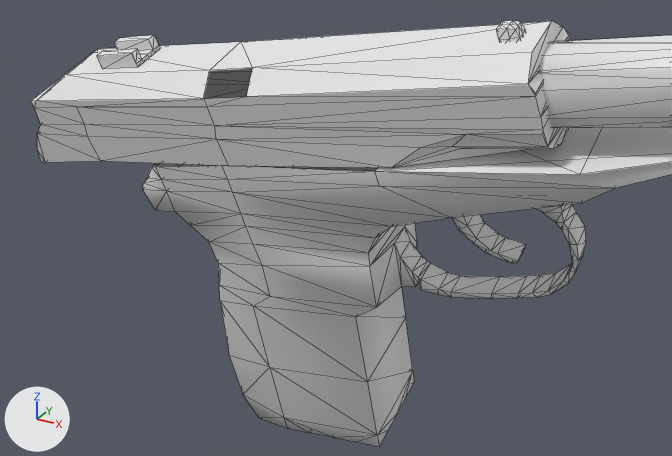
An edit to the OBJ model Vertex_Animation_Compiler/Assets/Makarov_Pistol_Reload143.obj, drawn before and after from the same camera.
Both versions are drawn from a 50 mm lens placed at (0.4604, -0.2994, 0.0063), pointed at (0.3649, -0.1257, -0.0805). The axes (+X, +Y, +Z) are drawn at lower left. The lights are the same throughout. Mesh edges are drawn as thin lines. Where no turn or scale is listed for an object, it has been applied to the vertices.

The scene before the commit, as lines of its bpy script (objects in view):
```python
me_rest_of_the_gun_sphere = bpy.data.meshes.new('Rest_of_the_gun_Sphere')
me_rest_of_the_gun_sphere.from_pydata(...)  # 272 vertices, 519 faces; spans x 0.3104..0.4552, y -0.1346..-0.0809, z -0.1591..-0.0255
# before: 164 (0.3778, -0.109, -0.0545), 166 (0.3163, -0.1316, -0.0722) at pixel (151, 167), 175 (0.3177, -0.1316, -0.0718) at pixel (155, 166), 178 (0.3784, -0.1332, -0.0618) at pixel (374, 171), 179 (0.3382, -0.1324, -0.0677) at pixel (221, 165)
# before: 180 (0.3171, -0.1075, -0.0646), 181 (0.3376, -0.1082, -0.0604), 183 (0.3157, -0.1074, -0.0649)
me_top_slider_sphere_001 = bpy.data.meshes.new('Top_Slider_Sphere.001')
me_top_slider_sphere_001.from_pydata(...)  # 127 vertices, 227 faces; spans x 0.2773..0.4148, y -0.1383..-0.1066, z -0.0779..-0.0286
# before: 65 (0.3495, -0.1377, -0.0484) at pixel (246, 96), 68 (0.3379, -0.1376, -0.0504) at pixel (203, 98), 76 (0.3487, -0.1338, -0.043) at pixel (252, 67), 77 (0.3371, -0.1336, -0.045) at pixel (209, 70)
ob_rest_of_the_gun_sphere = bpy.data.objects.new('Rest_of_the_gun_Sphere', me_rest_of_the_gun_sphere)
ob_rest_of_the_gun_sphere.location = (0.0, 0.0, 0.0)
ob_top_slider_sphere_001 = bpy.data.objects.new('Top_Slider_Sphere.001', me_top_slider_sphere_001)
ob_top_slider_sphere_001.location = (0.0, 0.0, 0.0)
```
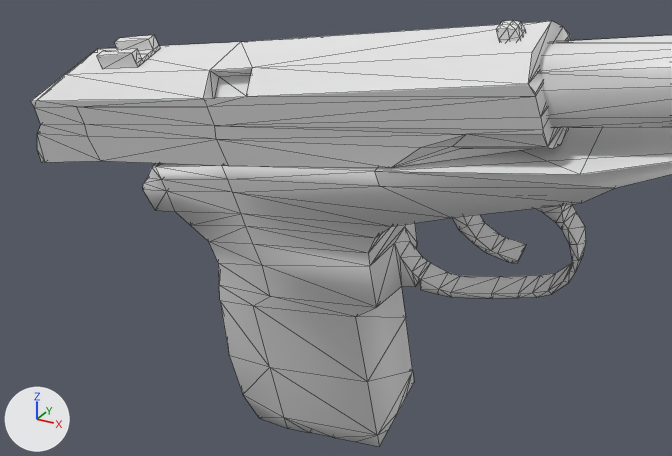
Where the change shows, as pixel boxes (x1, y1, x2, y2) in the pictures (672 x 456 px):
```json
{"part": 1, "of": "me_rest_of_the_gun_sphere", "change": "added", "after": [152, 163, 377, 171]}
{"part": 2, "of": "me_top_slider_sphere_001", "change": "added", "after": [203, 68, 252, 99]}
```

The change, as JSON lines over the scene's bpy script:
```json
{"block": "me_rest_of_the_gun_sphere", "where": "me_rest_of_the_gun_sphere.from_pydata(...)  # 272 vertices, 519 faces; spans x 0.3104..0.4552, y -0.1346..-0.0809, z -0.1591..-0.0255"}
{"block": "me_rest_of_the_gun_sphere", "where": "# used by ob_rest_of_the_gun_sphere; location = (0.0, 0.0, 0.0)"}
{"block": "me_rest_of_the_gun_sphere", "where": "# verts and faces of me_rest_of_the_gun_sphere; kept vertices keep their numbers, new ones are numbered from 272"}
{"block": "me_rest_of_the_gun_sphere", "change": "me_rest_of_the_gun_sphere part 1"}
{"op": "add", "block": "me_rest_of_the_gun_sphere", "code": "faces += [(164, 181, 179), (175, 179, 181), (166, 175, 183), (164, 179, 178), (175, 181, 180), (175, 180, 183)]"}
{"block": "me_top_slider_sphere_001", "where": "me_top_slider_sphere_001.from_pydata(...)  # 127 vertices, 227 faces; spans x 0.2773..0.4148, y -0.1383..-0.1066, z -0.0779..-0.0286"}
{"block": "me_top_slider_sphere_001", "where": "# used by ob_top_slider_sphere_001; location = (0.0, 0.0, 0.0)"}
{"block": "me_top_slider_sphere_001", "where": "# verts and faces of me_top_slider_sphere_001; kept vertices keep their numbers, new ones are numbered from 127"}
{"block": "me_top_slider_sphere_001", "change": "me_top_slider_sphere_001 part 2"}
{"op": "add", "block": "me_top_slider_sphere_001", "code": "verts[127] = (0.3499, -0.1347, -0.0505)"}
{"op": "add", "block": "me_top_slider_sphere_001", "code": "verts[128] = (0.3383, -0.1346, -0.0525)"}
{"op": "add", "block": "me_top_slider_sphere_001", "code": "verts[129] = (0.3491, -0.1309, -0.0451)"}
{"op": "add", "block": "me_top_slider_sphere_001", "code": "verts[130] = (0.3375, -0.1307, -0.0471)  # pixel (219, 76)"}
{"op": "add", "block": "me_top_slider_sphere_001", "code": "faces += [(65, 128, 68), (127, 129, 130), (76, 77, 129), (65, 129, 127), (77, 128, 130), (65, 127, 128)]"}
{"op": "add", "block": "me_top_slider_sphere_001", "code": "faces += [(127, 130, 128), (77, 130, 129), (65, 76, 129), (68, 128, 77)]"}
```
